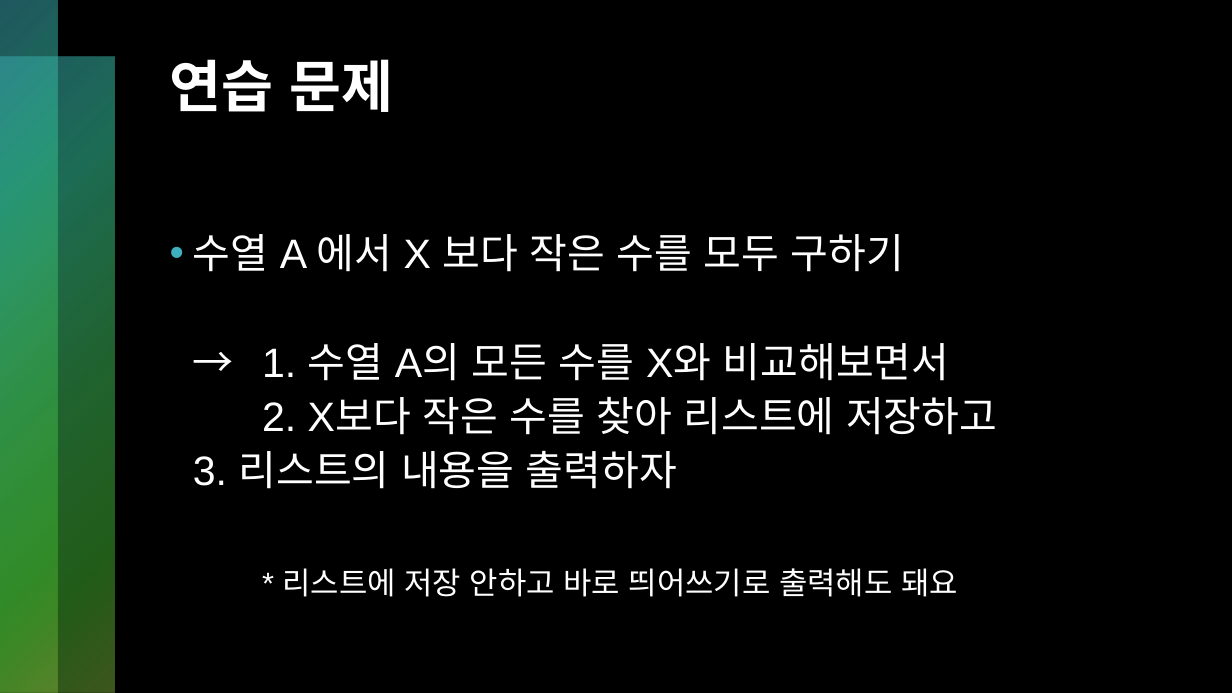
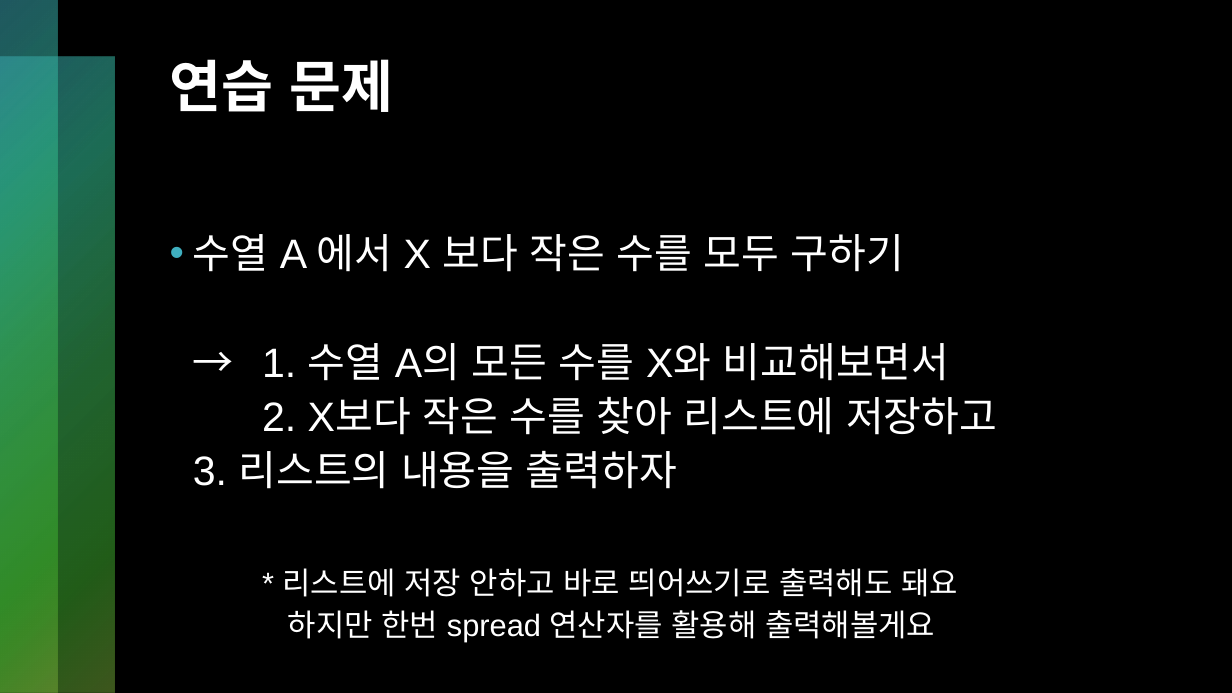
Before and after one commit to kckc0608/hiarc-2024-1-basic-study, a slide deck: slide 26 of [2024-1 기초 스터디] 4. 리스트.pptx (slide 24 before the commit). Drawn at 1232x693 pixels with LibreOffice and Linux fonts; fonts in the diff are those of the drawing. Boxes give left, top, right and bottom in pixels: in the first picture for what was removed or moved away, otherwise in the second. Text is boxed around its words. In the diff, an @@ line names an element or a change of style, - is before the commit and + after.

```diff
--- a/[2024-1 기초 스터디] 4. 리스트.pptx
+++ b/[2024-1 기초 스터디] 4. 리스트.pptx
@@ text at (193,234,997,642): text changed @@
-• 수열 A 에서 X 보다 작은 수를 모두 구하기
-  → 1. 수열 A의 모든 수를 X와 비교해보면서
-  2. X보다 작은 수를 찾아 리스트에 저장하고 3. 리스트의 내용을 출력하자
-  * 리스트에 저장 안하고 바로 띄어쓰기로 출력해도 돼요
+• 수열 A 에서 X 보다 작은 수를 모두 구하기
+  → 1. 수열 A의 모든 수를 X와 비교해보면서
+  2. X보다 작은 수를 찾아 리스트에 저장하고 3. 리스트의 내용을 출력하자
+  * 리스트에 저장 안하고 바로 띄어쓰기로 출력해도 돼요
+  하지만 한번 spread 연산자를 활용해 출력해볼게요
```
Also in this commit, not shown: 19 other slides changed, 27 slides added, 12 other files.
